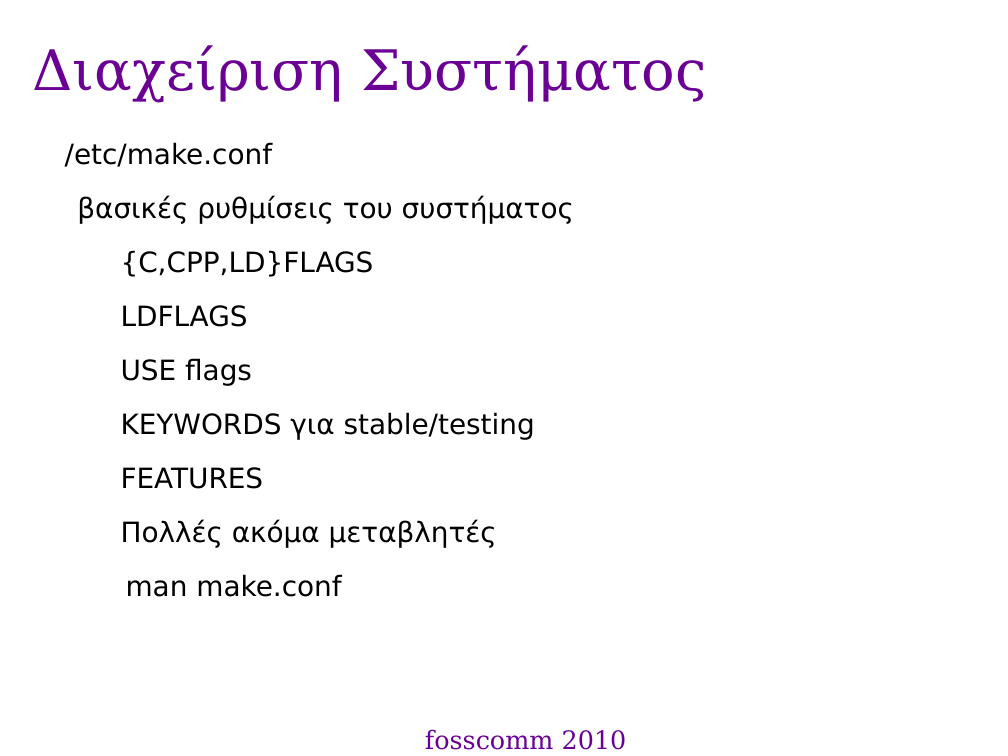
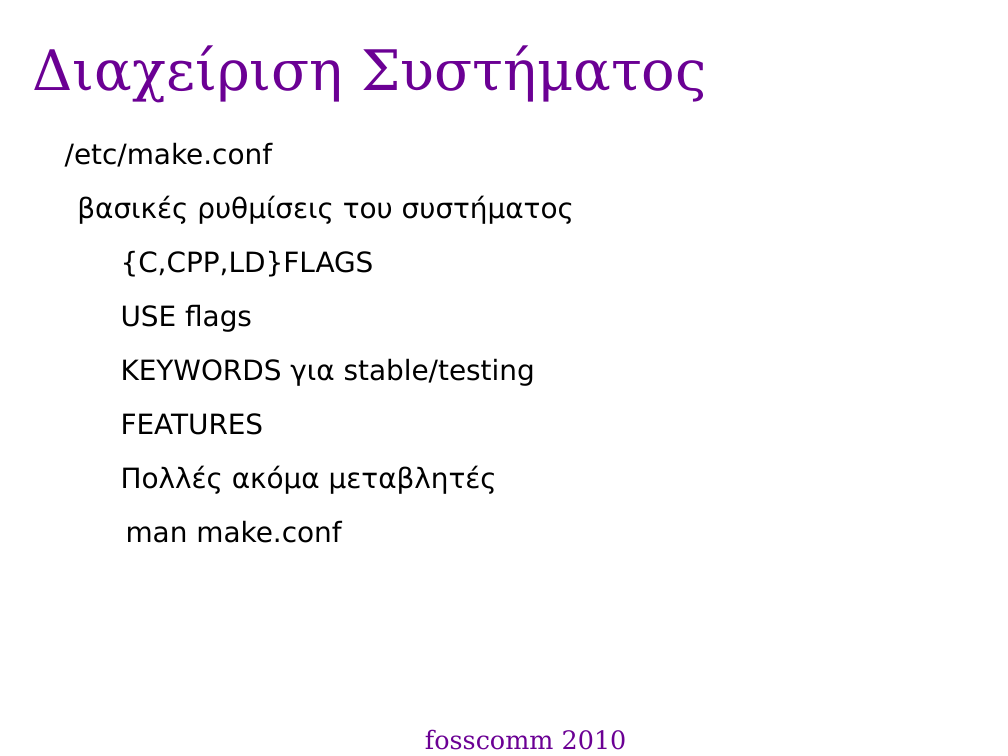
Before and after one commit to gentoo-el/presentations, a slide deck: slide 5 of fosscom-2010_pres.odp. Drawn at 1008x756 pixels with LibreOffice and Linux fonts; fonts in the diff are those of the drawing; background and template pictures are left out. Boxes give left, top, right and bottom in pixels: in the first picture for what was removed or moved away, otherwise in the second. Text is boxed around its words. In the diff, an @@ line names an element or a change of style, - is before the commit and + after.

Commit message:
Update
*drop our emails from gentoo-el contacts
* Drop LDFLAGS since we use {C,CPP,LD}FLAGS format

```diff
--- a/fosscom-2010_pres.odp
+++ b/fosscom-2010_pres.odp
@@ text at (121, 305, 248, 327): paragraph removed @@
-      ● LDFLAGS
```
Also in this commit, not shown: 1 other slide changed.
